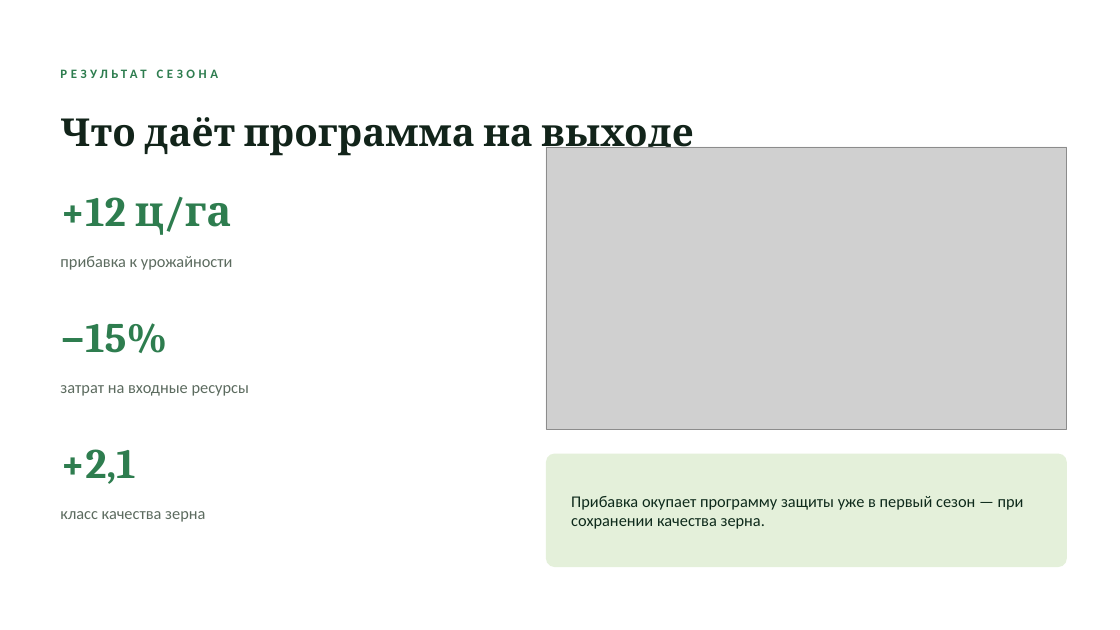
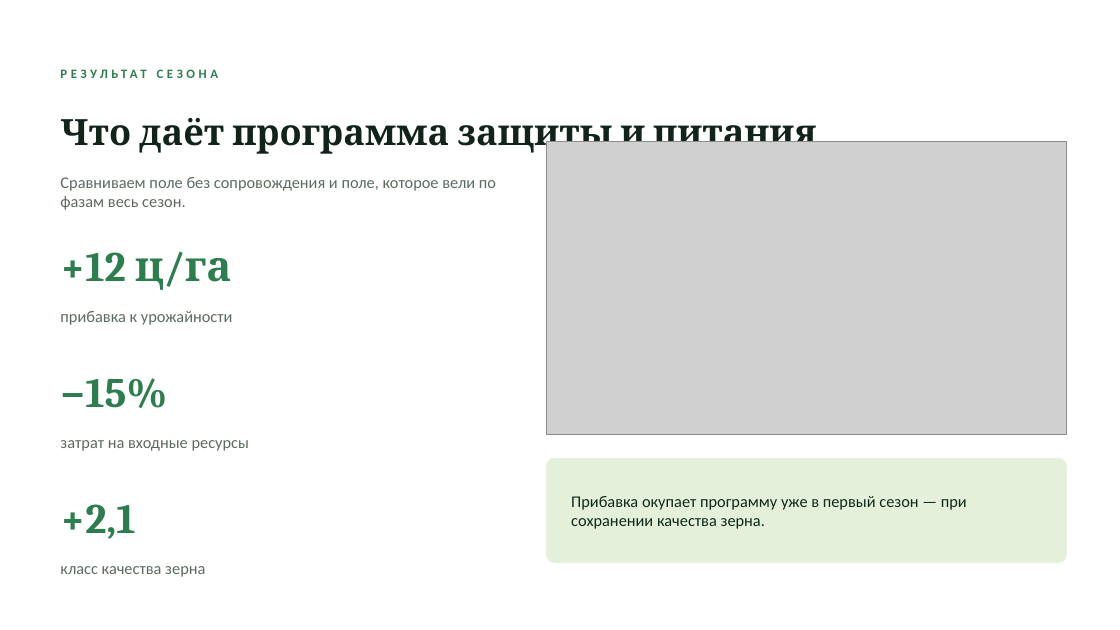
Before and after one commit to qa-novchenkova/studio, a slide deck: slide 8 of public/decks/agro.pptx. Drawn at 1120x630 pixels with LibreOffice and Linux fonts; fonts in the diff are those of the drawing; grey boxes stand for pictures. Boxes give left, top, right and bottom in pixels: in the first picture for what was removed or moved away, otherwise in the second. Text is boxed around its words. In the diff, an @@ line names an element or a change of style, - is before the commit and + after.

```diff
--- a/public/decks/agro.pptx
+++ b/public/decks/agro.pptx
@@ text at box(60, 111, 816, 155): text changed; size 33 to 31 pt @@
-Что даёт программа на выходе
+Что даёт программа защиты и питания
@@ picture: place and size @@
-picture at box(546, 147, 1067, 429)
+picture at box(546, 141, 1067, 434)
@@ text added at box(60, 177, 496, 210), 14 pt, text #5C6B5F @@
+Сравниваем поле без сопровождения и поле, которое вели по фазам весь сезон.
@@ rounded rectangle: place and size @@
-rounded rectangle at box(546, 454, 1067, 567)
+rounded rectangle at box(546, 458, 1067, 563)
@@ rounded rectangle at box(546, 458, 1067, 563): proportions changed @@
@@ 6 texts: place and size @@
-6 texts at box(60, 197, 249, 522)
+6 texts at box(60, 252, 249, 577)
@@ text at box(571, 496, 967, 529): text changed @@
-Прибавка окупает программу защиты уже в первый сезон — при сохранении качества зерна.
+Прибавка окупает программу уже в первый сезон — при сохранении качества зерна.
```
Also in this commit, not shown: 4 other slides changed, 8 other files.
